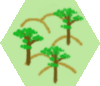
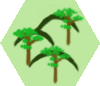
Layers edited between the first and the second 100×86 image:
painted on "Hills" over [12, 10, 84, 77]
